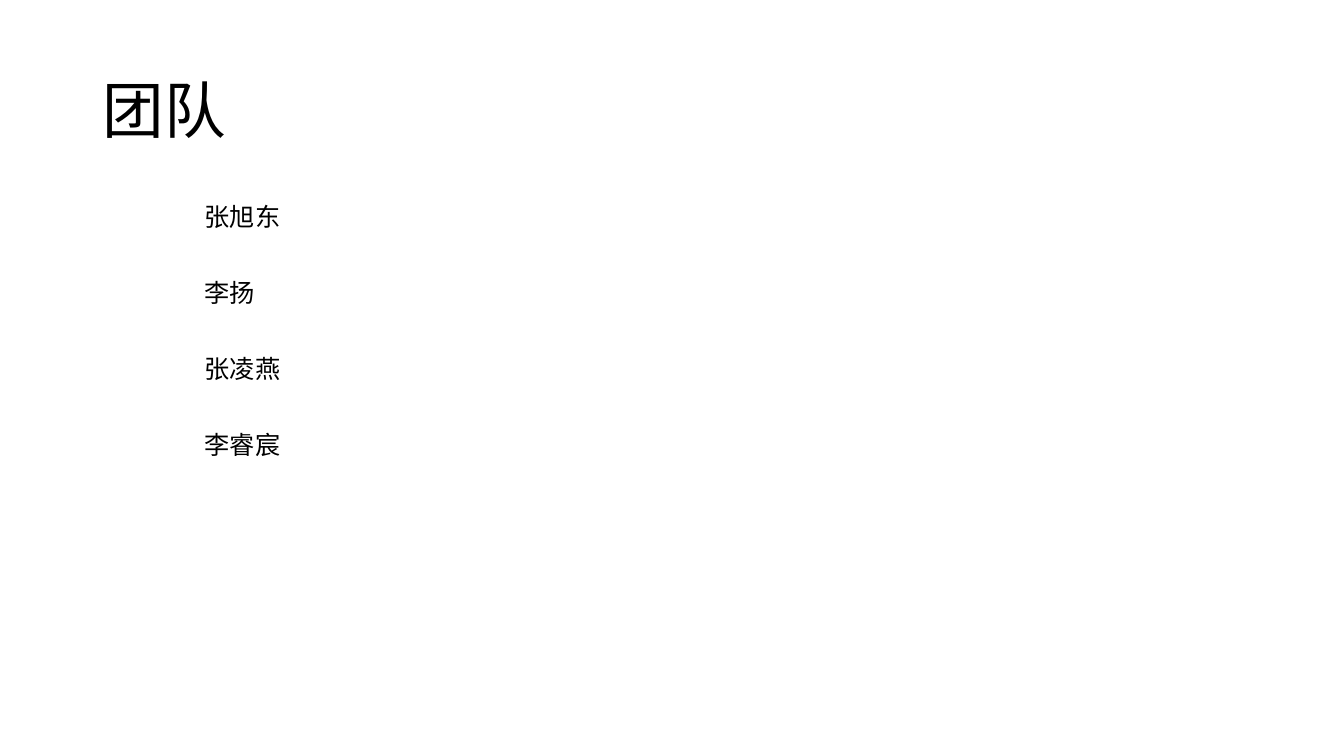
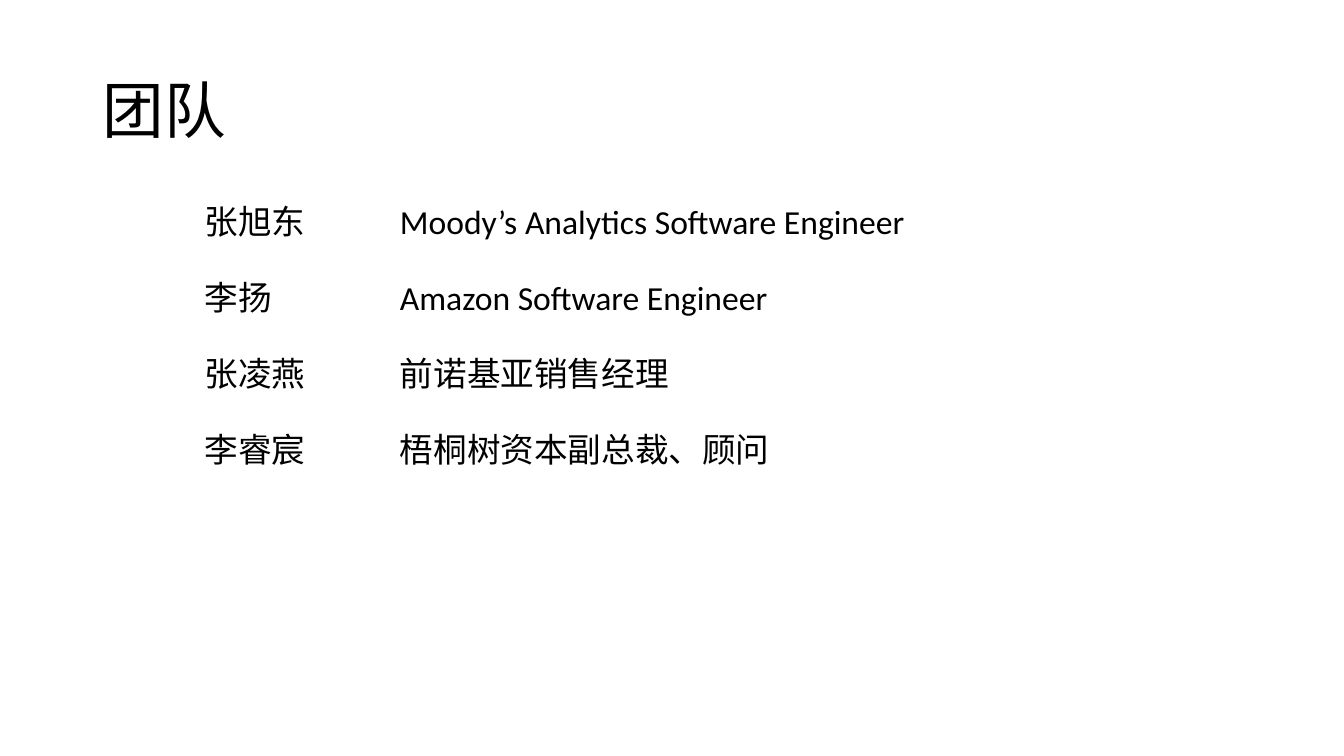
Before and after one commit to twigzxd/ZXXXZ, a slide deck: slide 20 of 智能快递柜ppt.pptx (slide 15 before the commit). Drawn at 1344x756 pixels with LibreOffice and Linux fonts; fonts in the diff are those of the drawing. Boxes give left, top, right and bottom in pixels: in the first picture for what was removed or moved away, otherwise in the second. Text is boxed around its words. In the diff, an @@ line names an element or a change of style, - is before the commit and + after.

```diff
--- a/智能快递柜ppt.pptx
+++ b/智能快递柜ppt.pptx
@@ text added at (400,210,904,240), 24 pt, text #000000 @@
+Moody’s Analytics Software Engineer
@@ text added at (400,287,767,316), 24 pt, text #000000 @@
+Amazon Software Engineer
@@ text added at (400,357,669,389), 24 pt, text #000000 @@
+前诺基亚销售经理
@@ size 18 to 24 pt in 4 elements at (205,281,272,313), (205,357,306,389), (205,205,306,237), (205,433,306,465) @@
@@ text added at (400,433,770,465), 24 pt, text #000000 @@
+梧桐树资本副总裁、顾问
```
Also in this commit, not shown: 7 other slides changed, 7 slides added, 1 other file.
